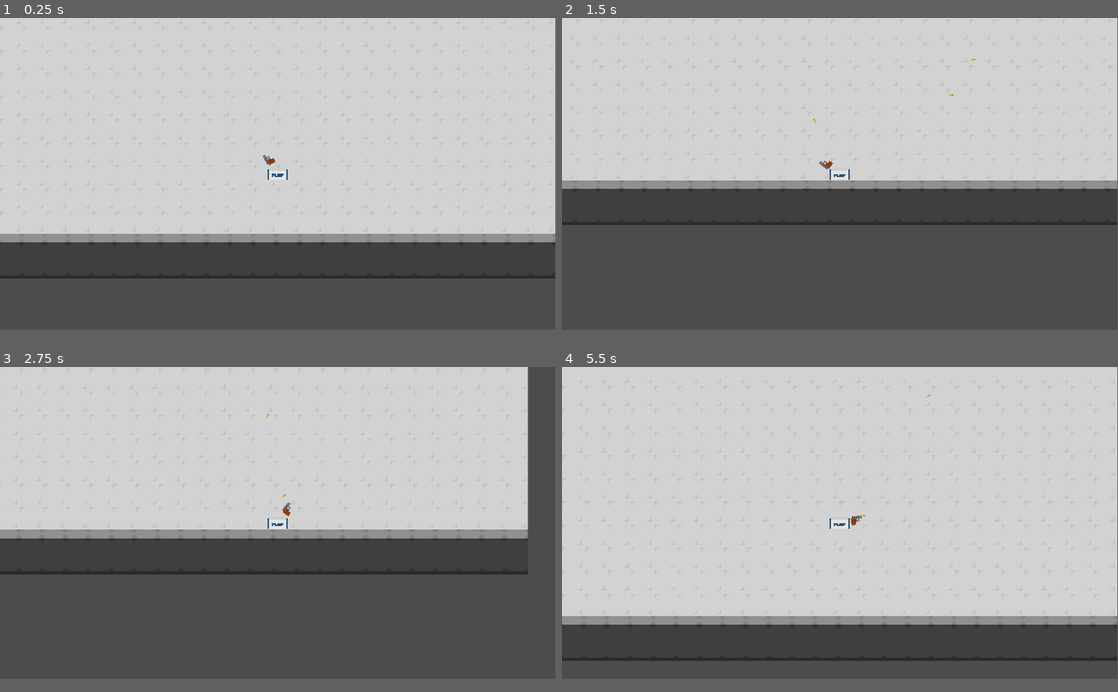
Above: before the commit, frames 1-4 (two rows, left to right).
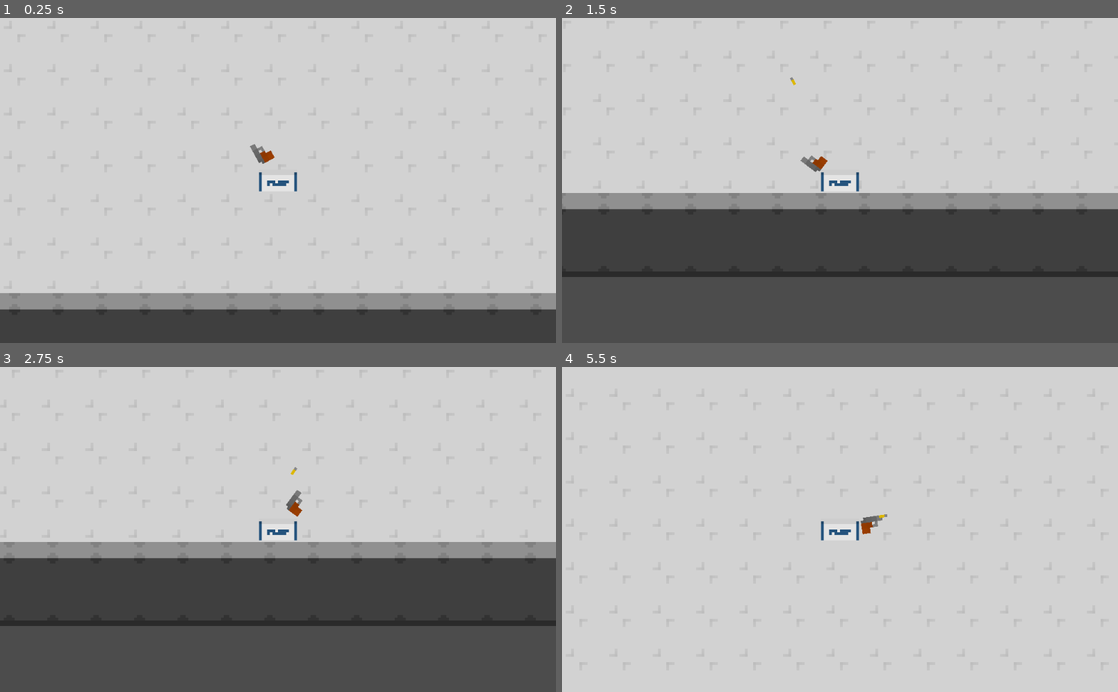
Above: after the commit, the same moments.

Repository: CUBE-The-Final-Shape/Destroying-Horrible
Game: Godot game, scene res://Scenes/Main.tscn
Two runs of this game, one before a commit and one after it. Both use one fixed random seed, a clock stepped at 60 frames per second and the inputs below.
Inputs (mouse positions are in pixels of both pictures, inside the frame that each line leads up to):
- Up to frame 1 (0.25 s): no input
- Up to frame 2 (1.5 s): move the mouse to (962, 157) at 0.52 s; press the mouse at (962, 157) at 0.53 s; hold D (right) 0.53-1.28 s; move the mouse to (728, 190) at 1.27 s; release the mouse at (728, 190) at 1.28 s; hold S (down) from 1.28 s (still down); click (728, 190) at 1.35 s
- Up to frame 3 (2.75 s): move the mouse to (333, 454) at 2.02 s; release S (down) at 2.03 s; press the mouse at (333, 454) at 2.03 s; hold D (right) from 2.03 s (still down)
- Up to frame 4 (5.5 s): move the mouse to (812, 584) at 2.77 s; release D (right) at 2.78 s; release the mouse at (812, 584) at 2.78 s; hold W (up) 2.78-3.53 s; click (812, 584) at 2.85 s; move the mouse to (1006, 568) at 3.52 s; press the mouse at (1006, 568) at 3.53 s; hold A (left) 3.53-5.03 s; move the mouse to (673, 477) at 4.27 s; release the mouse at (673, 477) at 4.28 s; click (673, 477) at 4.35 s; move the mouse to (867, 523) at 5.02 s; press the mouse at (867, 523) at 5.03 s; hold S (down) from 5.03 s (still down)
In our replay, the window is 799x449 before the commit and 800x468 after it. These sizes can differ from the game's own. Grey fills any space a smaller window leaves; there, only what the larger window draws over its background counts as a difference.

The runs differ from the first frame. In frame 1, 24% of the frame differs, in the area x 0-100%, y 0-92%; in frame 2, 11%; in frame 3, 14%; in frame 4, 20%.

Commit message:
Updated Gun
+ Bullets can use player velocity

Diff:
--- a/Scenes/gun_script.gd
+++ b/Scenes/gun_script.gd
@@ -14,10 +14,14 @@
 
 
 	if Input.is_action_pressed("fire") and can_fire:
+
+		var player_speed = abs(get_parent().velocity.x)
+		print(player_speed)
+
 		var bullet_instance = bullet.instance()
 		bullet_instance.position = $BulletPoint.get_global_position()
 		bullet_instance.rotation_degrees = rotation_degrees
-		bullet_instance.apply_impulse(Vector2(), Vector2(bullet_speed, 0).rotated(rotation))
+		bullet_instance.apply_impulse(Vector2(), Vector2(bullet_speed + player_speed, 0).rotated(rotation))
 		get_tree().get_root().add_child(bullet_instance)
 		can_fire = false
 		yield(get_tree().create_timer(fire_rate), "timeout")
--- a/project.godot
+++ b/project.godot
@@ -13,11 +13,6 @@
 config/name="Destroying-Horrible"
 run/main_scene="res://Scenes/Main.tscn"
 config/icon="res://icon.png"
-
-[display]
-
-window/size/width=1920
-window/size/height=1080
 
 [gui]
 
